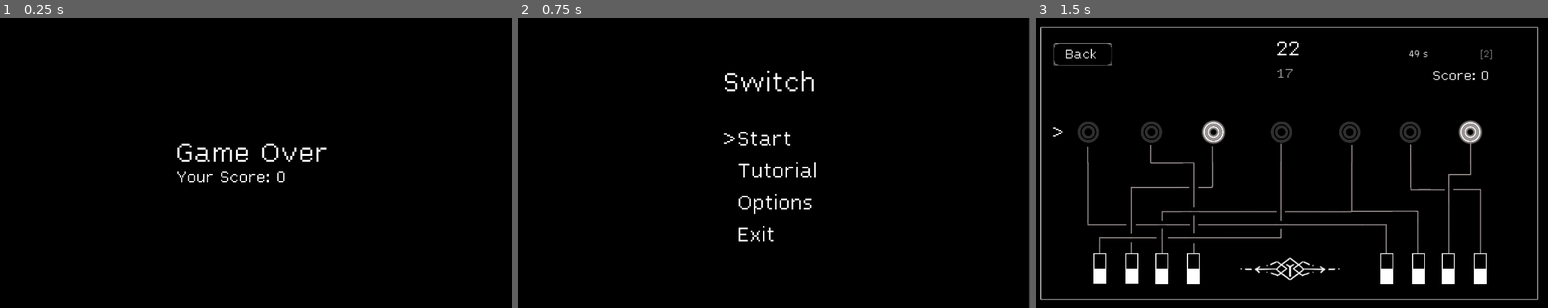
Above: before the commit, frames 1-3 (left to right).
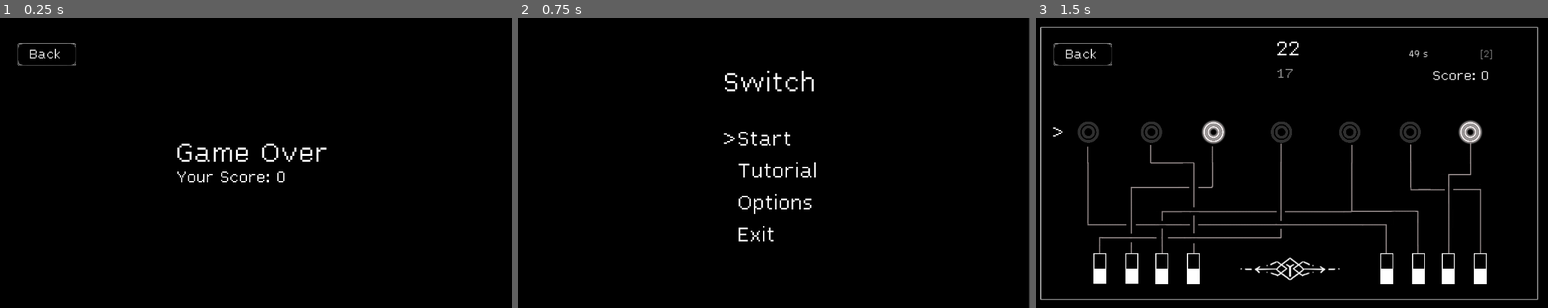
Above: after the commit, the same moments.

Repository: DragonCat4012/Switch
Game: Godot game, scene res://Scenes/GameOver.tscn
Same seed, same stepped clock (60 frames per second), same inputs: the game is played once before the commit and once after it. This scene is started directly instead of the project's main scene.
Inputs (mouse positions are in pixels of both pictures, inside the frame that each line leads up to):
- Up to frame 1 (0.25 s): no input
- Up to frame 2 (0.75 s): tap Enter (ui_accept) at 0.5 s; move the mouse to (886, 148) at 0.52 s; hold Right (ui_right) from 0.53 s (still down); click (886, 148) at 0.67 s
- Up to frame 3 (1.5 s): tap Enter (ui_accept) at 0.77, 1.25 s; move the mouse to (1184, 177) at 1.27 s; release Right (ui_right) at 1.28 s; hold Down (ui_down) from 1.28 s (still down); click (1184, 177) at 1.42 s

The runs differ from the first frame. In frame 1, 0.2% of the frame differs, in the area x 3-15%, y 8-17%; in frame 2, nothing differs; in frame 3, nothing differs.

Commit message:
add back button to gameover

Diff:
--- a/Scenes/GameOver.tscn
+++ b/Scenes/GameOver.tscn
@@ -1,7 +1,8 @@
-[gd_scene load_steps=3 format=3 uid="uid://bx0l71rn4jm7"]
+[gd_scene load_steps=4 format=3 uid="uid://bx0l71rn4jm7"]
 
 [ext_resource type="FontFile" uid="uid://b2cswqm32sj5f" path="res://Ressources/Lex.ttf" id="1_kn07d"]
 [ext_resource type="Script" path="res://Scenes/GameOverScene.gd" id="1_vy6yu"]
+[ext_resource type="Texture2D" uid="uid://cf83i6ab4h457" path="res://Sprites/button.PNG" id="3_rcgn2"]
 
 [node name="GameOver" type="Node2D"]
 script = ExtResource("1_vy6yu")
@@ -30,3 +31,21 @@
 theme_override_fonts/font = ExtResource("1_kn07d")
 theme_override_font_sizes/font_size = 70
 text = "Your Score: ?"
+
+[node name="buttonBackTexture" type="Sprite2D" parent="ColorRect/CenterContainer"]
+position = Vector2(189, 136)
+scale = Vector2(0.218072, 0.218072)
+texture = ExtResource("3_rcgn2")
+
+[node name="BackButon" type="CenterContainer" parent="ColorRect/CenterContainer/buttonBackTexture"]
+offset_left = -450.157
+offset_top = -163.559
+offset_right = -220.157
+offset_bottom = -73.5588
+scale = Vector2(3.73412, 3.73412)
+
+[node name="Label" type="Label" parent="ColorRect/CenterContainer/buttonBackTexture/BackButon"]
+layout_mode = 2
+theme_override_fonts/font = ExtResource("1_kn07d")
+theme_override_font_sizes/font_size = 70
+text = "Back"
--- a/Scenes/GameOverScene.gd
+++ b/Scenes/GameOverScene.gd
@@ -3,6 +3,7 @@
 @onready var scoreLabel = $ColorRect/CenterContainer/VBoxContainer/Label
 const JSONHandler = preload("res://JSON.gd")
 @onready var jsonHandler = JSONHandler.JSONHandler.new()
+@onready var backButton := $ColorRect/CenterContainer/buttonBackTexture/BackButon
 
 func _ready():
 	scoreLabel.text = "Your Score: 0"
@@ -12,3 +13,7 @@
 func _process(delta):
 	if Input.is_action_just_pressed("ui_cancel") or  Input.is_action_just_pressed("ui_accept"):
 		get_tree().change_scene_to_file("res://Scenes/menu.tscn")
+
+func _input(event):
+	if backButton.get_global_rect().has_point(get_global_mouse_position()) and event is InputEventScreenTouch:
+		get_tree().change_scene_to_file("res://Scenes/menu.tscn")
